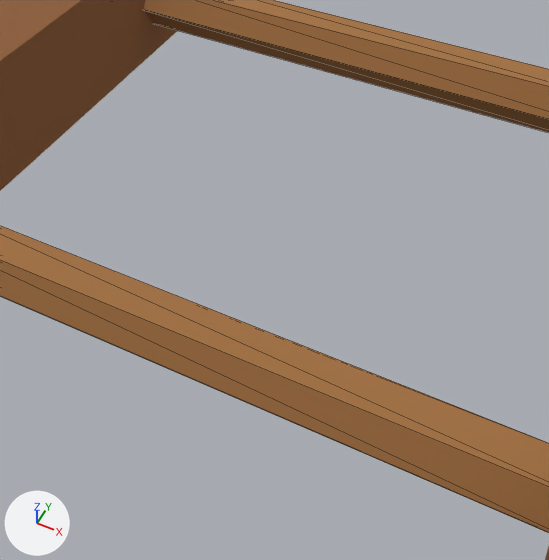
Two versions of the glTF model src/three/models/items.glb, one commit apart.
Before and after are seen from a camera (50 mm lens) standing at (0.161, -0.364, 0.381) and looking at (0.0, -0.043, -0.021). Arrows for +X, +Y and +Z are at lower left; the lights stay in place. The older version comes first. Mesh edges are drawn as thin lines.

Objects in the first picture: 'ladder'.
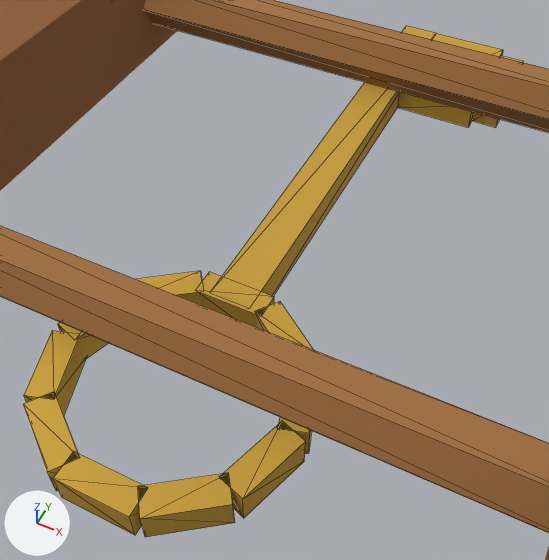
Pixel boxes (x1, y1, x2, y2) of what changed, in the pictures (549 x 560 px):
```json
{"object": "key", "change": "added", "after": [23, 26, 524, 537]}
```

Edits to the scene script, one JSON object a line:
```json
{"op": "add", "block": "me_key", "code": ["me_key = bpy.data.meshes.new('key')", "me_key.from_pydata(...)  # 110 vertices, 168 faces; spans x -0.083..0.095, y -0.25..0.25, z 0.0..0.022", "me_key.materials.append(mat_painted)"]}
{"op": "add", "block": "ob_key", "code": ["ob_key = bpy.data.objects.new('key', me_key)", "ob_key.location = (0.0, 0.0, 0.0)"]}
```
